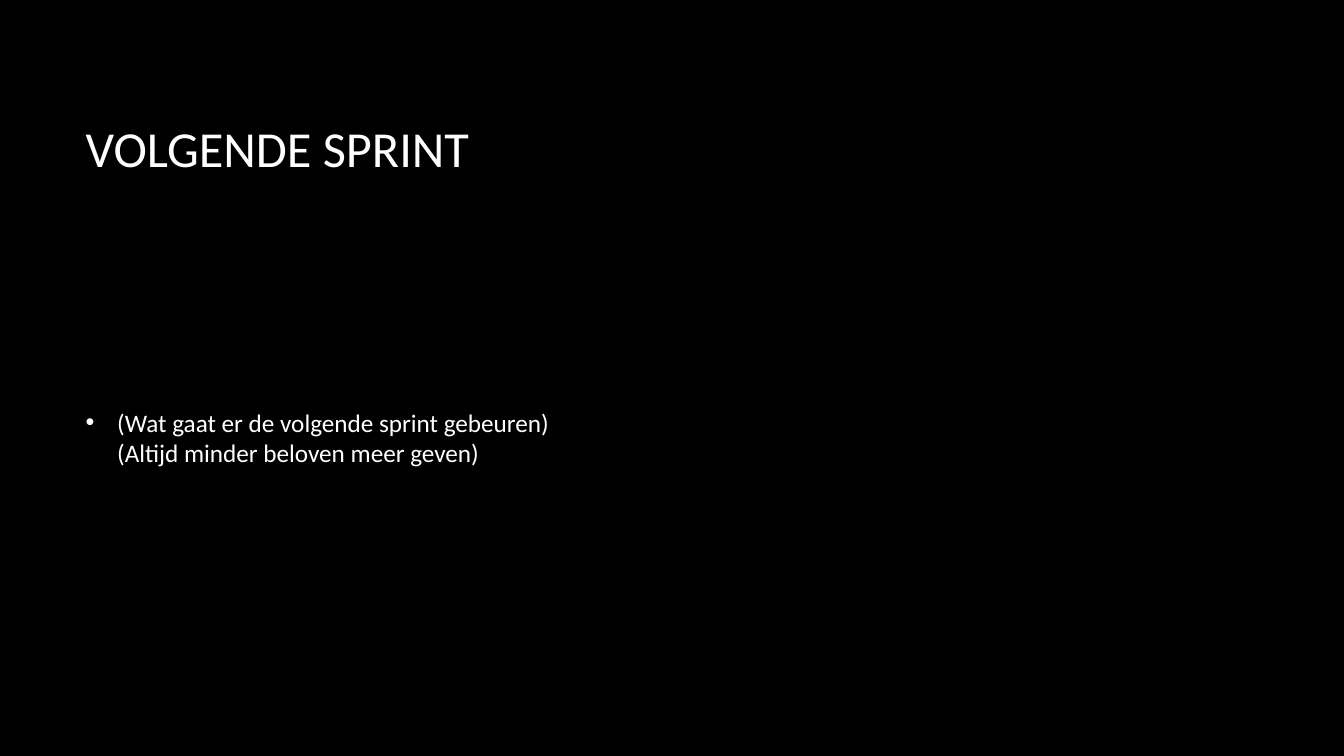
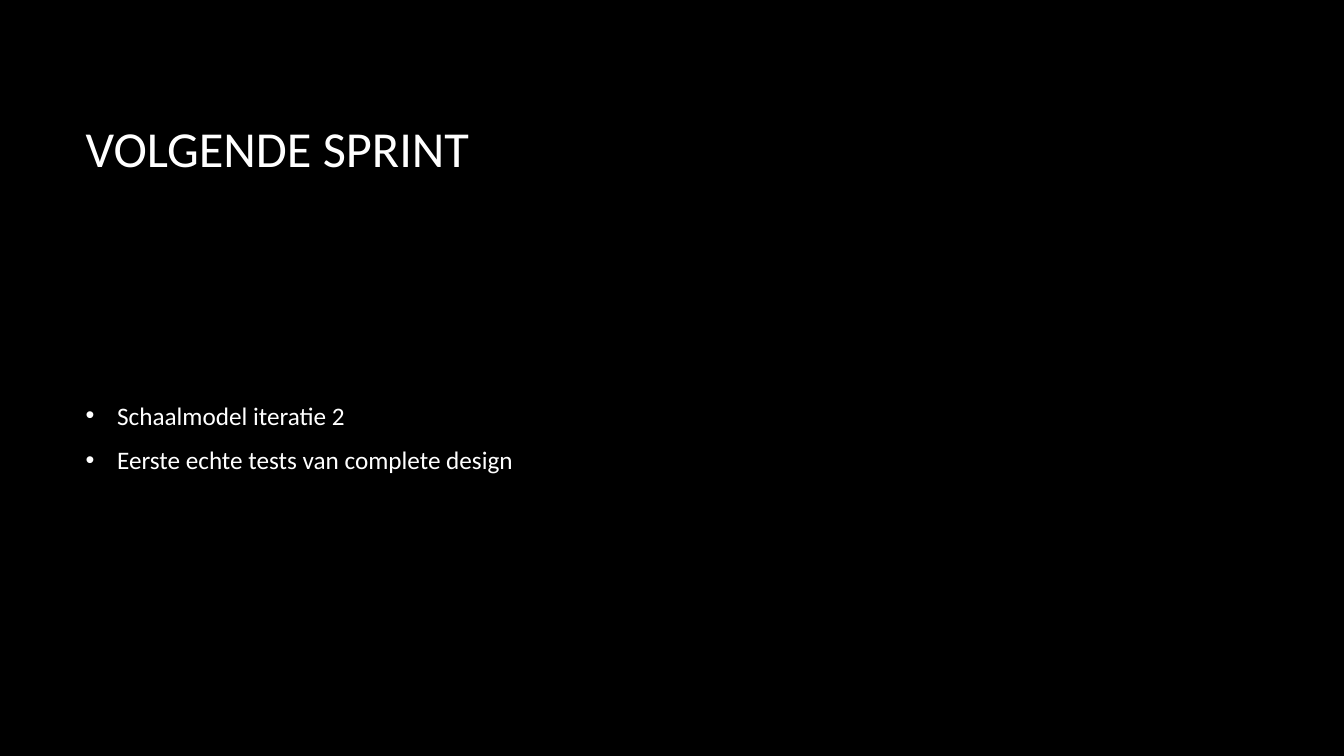
Before and after one commit to Matthijs-Hart/Project-5-6---Floating-Farm, a slide deck: slide 10 of Presentaties/Sprint 4.pptx. Drawn at 1344x756 pixels with LibreOffice and Linux fonts; fonts in the diff are those of the drawing; background and template pictures are left out. Boxes give left, top, right and bottom in pixels: in the first picture for what was removed or moved away, otherwise in the second. Text is boxed around its words. In the diff, an @@ line names an element or a change of style, - is before the commit and + after.

```diff
--- a/Presentaties/Sprint 4.pptx
+++ b/Presentaties/Sprint 4.pptx
@@ text at [117, 407, 512, 474]: text changed @@
-• (Wat gaat er de volgende sprint gebeuren)
-  (Altijd minder beloven meer geven)
+• Schaalmodel iteratie 2
+• Eerste echte tests van complete design
```
Also in this commit, not shown: 3 other slides changed, 1 other file.
